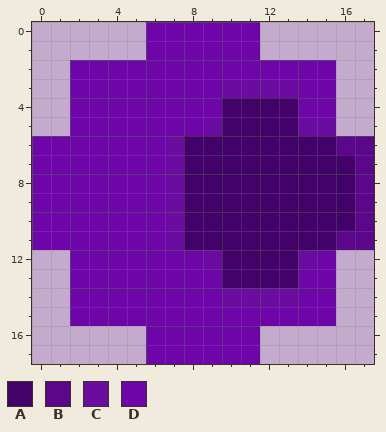
Pixel-art sprite: Game/data/enemyprojectile_2.png. The picture above is the old version.
The file is 90x90 pixels, drawn in blocks of 5x5; one block is one cell here. Colours within 5 levels of each other are drawn and written as one.
Palette (. is transparent): A #430269  B #5a0889  C #690c9f  D #6d05a9
After the commit:
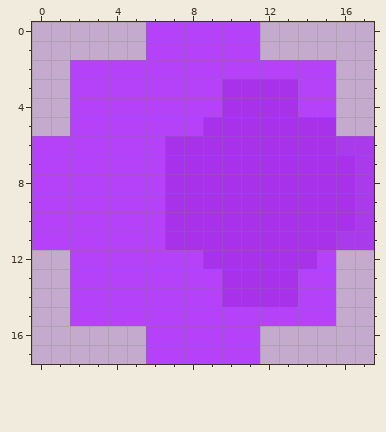
Edits made:
colour A: #430269 -> #a732ea
colour B: #5a0889 -> #aa3bea
colour D: #6d05a9 -> #b541f8
y 3: x 10..13 CCCC -> AAAA
y 5: x 9 C -> A; x 14..15 CC -> AA
y 6..11: x 7 C -> A
y 12: x 9 C -> A; x 14 C -> A
y 14: x 10..13 CCCC -> AAAA
